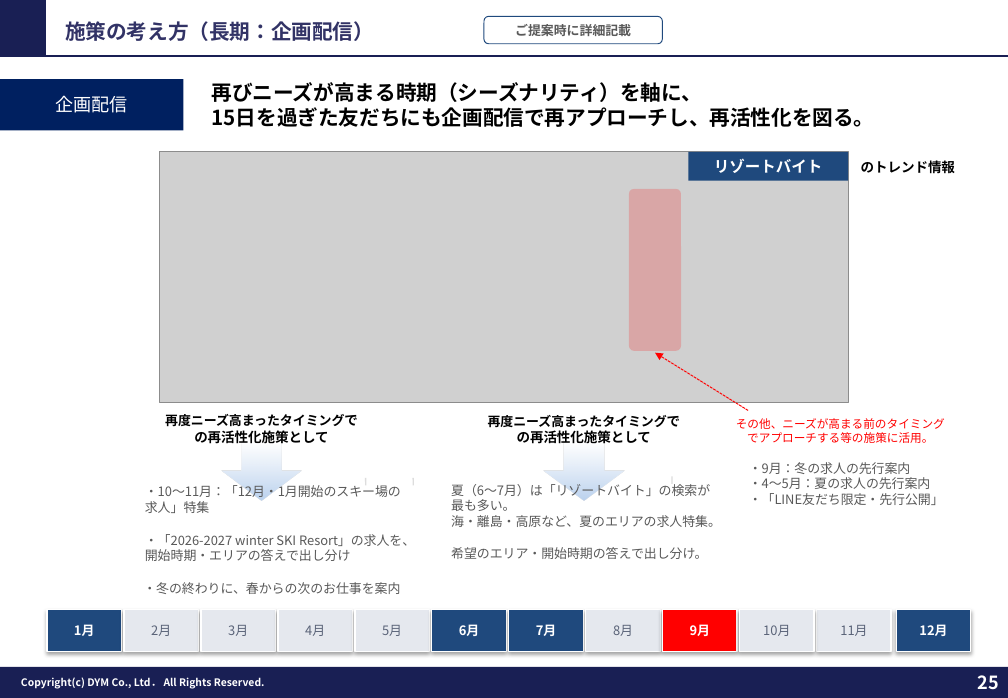
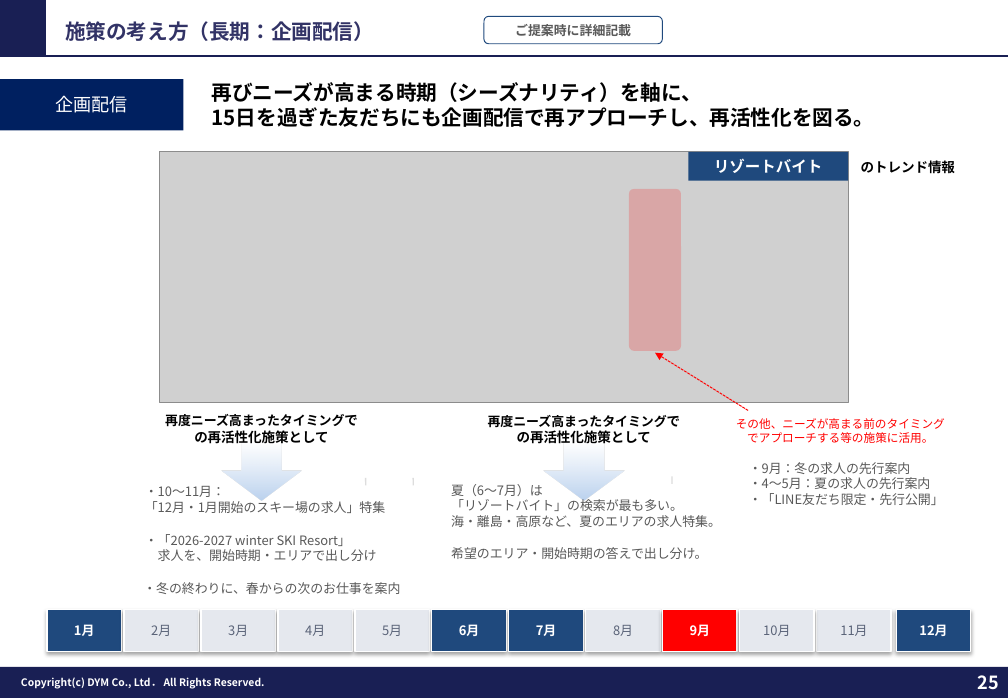
Before and after one commit to tonomura-r-dev/folder, a slide deck: slide 25 of 202610_株式会社ワクトリ御中_LINE公式アカウント運用のご提案_v4.pptx. Drawn at 1008x698 pixels with LibreOffice and Linux fonts; fonts in the diff are those of the drawing; grey boxes stand for pictures; background and template pictures are left out. Boxes give left, top, right and bottom in pixels: in the first picture for what was removed or moved away, otherwise in the second. Text is boxed around its words. In the diff, an @@ line names an element or a change of style, - is before the commit and + after.

```diff
--- a/202610_株式会社ワクトリ御中_LINE公式アカウント運用のご提案_v4.pptx
+++ b/202610_株式会社ワクトリ御中_LINE公式アカウント運用のご提案_v4.pptx
@@ text at box(145, 486, 385, 513): spaces changed @@
-・10〜11月：「12月・1月開始のスキー場の求人」特集
+・10〜11月：
+「12月・1月開始のスキー場の求人」特集
@@ text at box(451, 484, 683, 511): spaces changed @@
-夏（6〜7月）は「リゾートバイト」の検索が最も多い。
+夏（6〜7月）は
+「リゾートバイト」の検索が最も多い。
@@ text at box(145, 534, 377, 561): text changed @@
-・「2026-2027 winter SKI Resort」の求人を、開始時期・エリアの答えで出し分け
+・「2026-2027 winter SKI Resort」
+求人を、開始時期・エリアで出し分け
```
Also in this commit, not shown: 10 other slides changed, 13 other files.
